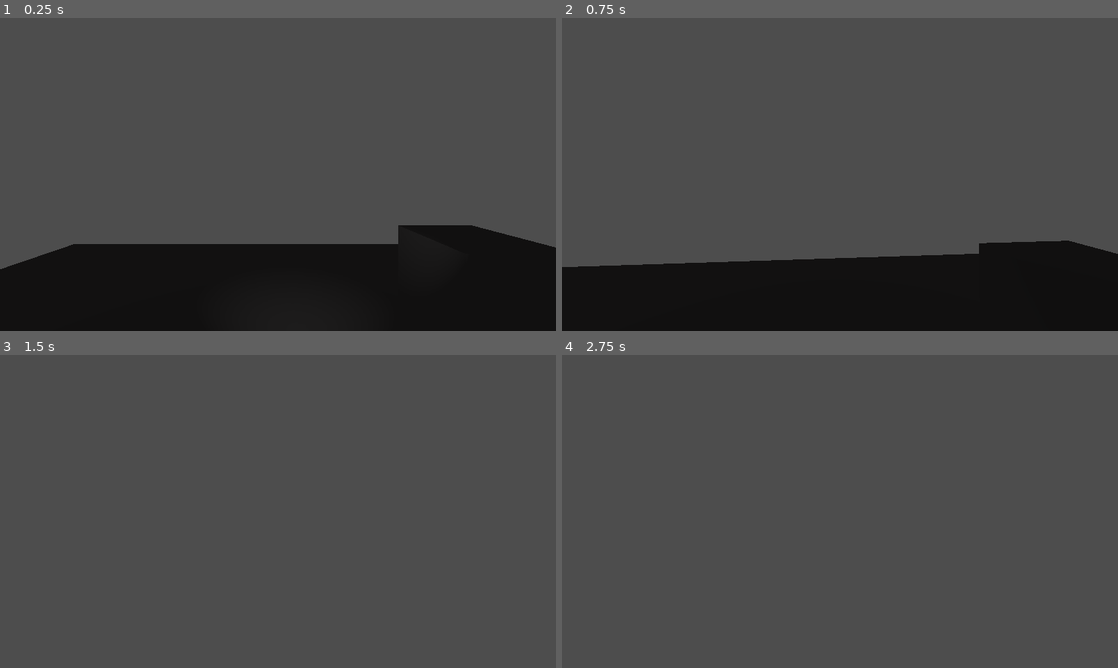
Above: before the commit, frames 1-4 (two rows, left to right).
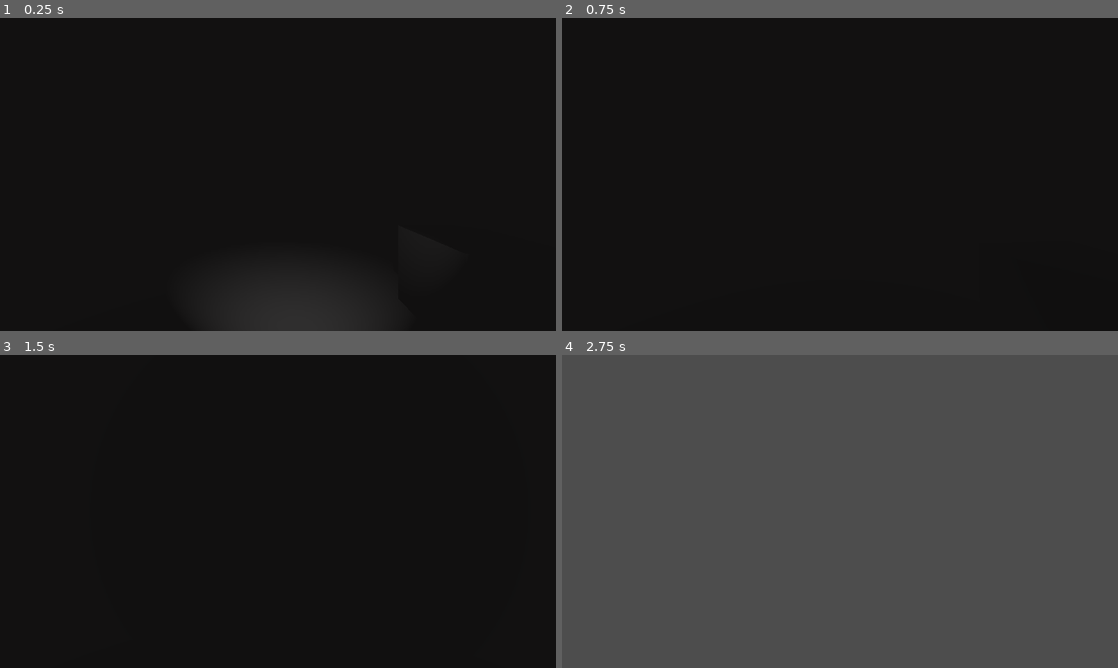
Above: after the commit, the same moments.

Repository: vaporvee/project-thought-experiment
Game: Godot game, scene res://scenes/levels/debug.tscn
Two runs of this game, one before a commit and one after it. Both use one fixed random seed, a clock stepped at 60 frames per second and the inputs below. This scene is started directly instead of the project's main scene.
Inputs (mouse positions are in pixels of both pictures, inside the frame that each line leads up to):
- Up to frame 1 (0.25 s): no input
- Up to frame 2 (0.75 s): tap Enter at 0.5 s; move the mouse to (867, 174) at 0.52 s; hold W (move_forward) from 0.53 s (still down); hold F (flashlight) from 0.53 s (still down)
- Up to frame 3 (1.5 s): keep holding W (move_forward); move the mouse to (250, 511) at 1.27 s; release F (flashlight) at 1.28 s; click (250, 511) at 1.35 s
- Up to frame 4 (2.75 s): keep holding W (move_forward); tap Space at 2 s; move the mouse to (851, 505) at 2.02 s; hold F (flashlight) from 2.03 s (still down)

The runs differ from the first frame. In frame 1, 72% of the frame differs, in the area x 0-100%, y 0-81%; in frame 2, 76%; in frame 3, 100%, in the area x 0-100%, y 0-100%; in frame 4, nothing differs.

Commit message:
added begin of interriror model

Diff:
--- a/scenes/levels/debug.tscn
+++ b/scenes/levels/debug.tscn
@@ -1,9 +1,13 @@
-[gd_scene load_steps=5 format=3 uid="uid://ckad8stc13n83"]
+[gd_scene load_steps=7 format=3 uid="uid://ckad8stc13n83"]
 
 [ext_resource type="PackedScene" uid="uid://gg5ph541e4p3" path="res://scenes/player.tscn" id="1_2585i"]
+[ext_resource type="ArrayMesh" uid="uid://ddwkhfly2xyyt" path="res://models/interior.obj" id="1_lphcl"]
 
-[sub_resource type="PlaneMesh" id="PlaneMesh_t51pb"]
-size = Vector2(10, 10)
+[sub_resource type="StandardMaterial3D" id="StandardMaterial3D_voc6l"]
+cull_mode = 2
+
+[sub_resource type="StandardMaterial3D" id="StandardMaterial3D_ibyjr"]
+cull_mode = 2
 
 [sub_resource type="BoxShape3D" id="BoxShape3D_067df"]
 size = Vector3(10, 0.01, 10)
@@ -15,8 +19,10 @@
 [node name="Ground" type="StaticBody3D" parent="."]
 
 [node name="MeshInstance3D" type="MeshInstance3D" parent="Ground"]
-mesh = SubResource("PlaneMesh_t51pb")
-skeleton = NodePath("../..")
+transform = Transform3D(1, 0, 0, 0, 1, 0, 0, 0, 1, 0, 3, 0)
+mesh = ExtResource("1_lphcl")
+surface_material_override/0 = SubResource("StandardMaterial3D_voc6l")
+surface_material_override/1 = SubResource("StandardMaterial3D_ibyjr")
 
 [node name="CollisionShape3D" type="CollisionShape3D" parent="Ground"]
 shape = SubResource("BoxShape3D_067df")
--- a/scenes/menus/main_menu.tscn
+++ b/scenes/menus/main_menu.tscn
@@ -44,7 +44,7 @@
 [node name="Subtitle" type="Label" parent="LogoContainer"]
 layout_mode = 2
 size_flags_horizontal = 4
-text = "ein Spiel von Yannik Ain und Merle ? für das"
+text = "ein Spiel von Yannik Ain und Merle Jacob für das"
 
 [node name="TextureRect" type="TextureRect" parent="LogoContainer"]
 custom_minimum_size = Vector2(180, 70)
Not shown, added: models/interior.obj
Not shown, added: models/interior.obj.import
Not shown, added: unimported-models/.gdignore
Not shown, added: unimported-models/interior.blend
Not shown, added: unimported-models/interior.blend1
